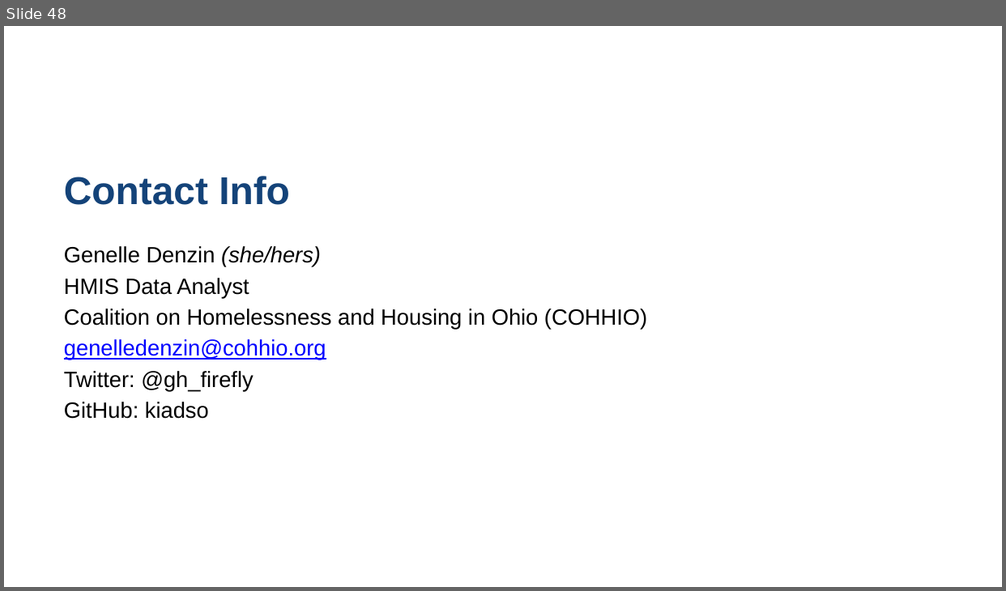
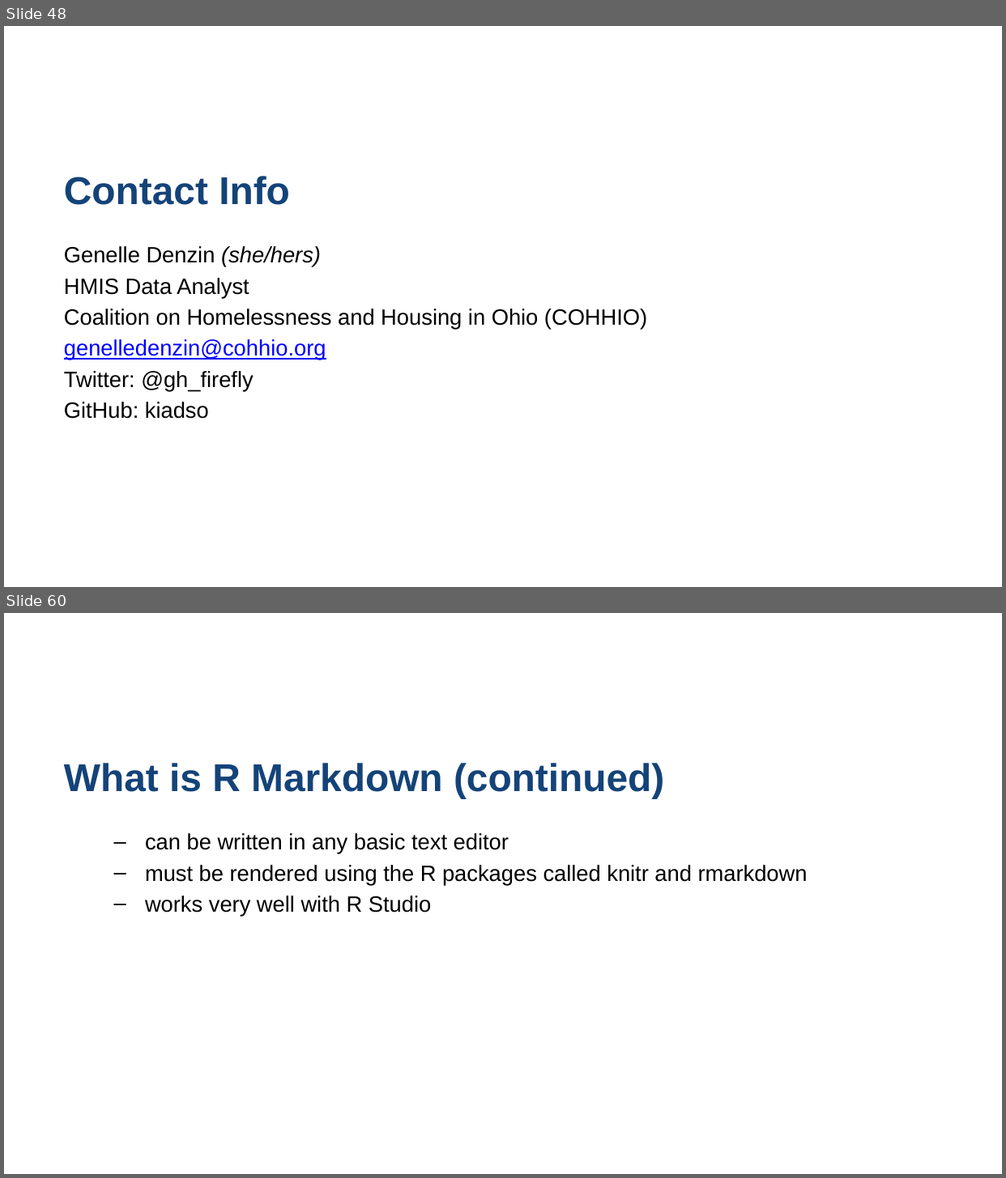
Before and after one commit to COHHIO/rmarkdown_talk, a slide deck: nhsdc_reference.pptx. Shown one above the other, each under a label of ours: slide 48 before the commit, slides 48 and 60 after it; the slides between them are not shown. The pictures are 1006x591 and 1006x1178 pixels, drawn with LibreOffice and Linux fonts; fonts in the diff are those of the drawing; background and template pictures are left out. Boxes give left, top, right and bottom in pixels: in the first picture for what was removed or moved away, otherwise in the second. Text is boxed around its words. In the diff, an @@ line names an element or a change of style, - is before the commit and + after.

```diff
--- a/nhsdc_reference.pptx
+++ b/nhsdc_reference.pptx
@@ slide 60 added at [4,613,1002,1174], background picture (left out) @@
@@ title added at [64,763,664,798], 28 pt, text #144379, bold @@
+What is R Markdown (continued)
@@ text added at [145,833,808,917], 16 pt, text #000000 @@
+  – can be written in any basic text editor
+  – must be rendered using the R packages called knitr and rmarkdown
+  – works very well with R Studio
```
Also in this commit, not shown: 22 other slides added.
